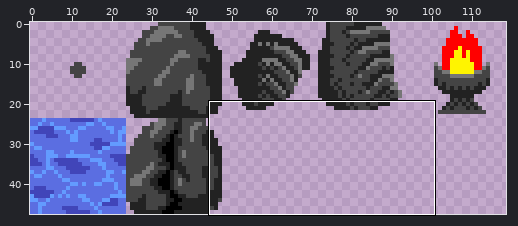
File history of a pixel-art file, assets/asesprite/tiles_ase.aseprite. The first picture is a wide view before the edit; the outline marks the close-up.
Close-up. Earlier state:
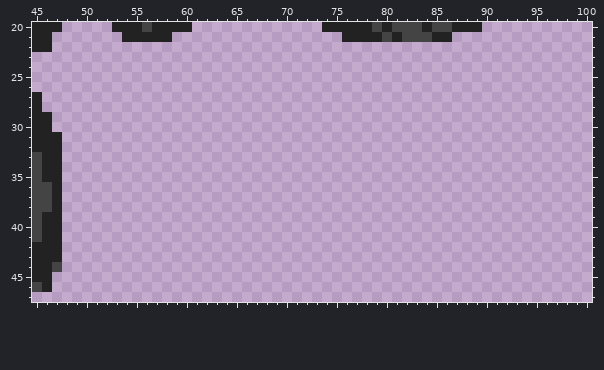
120x48 pixels, 1 frame. Shown: x 45..100, y 20..47. The wide view leaves out empty margins.
After:
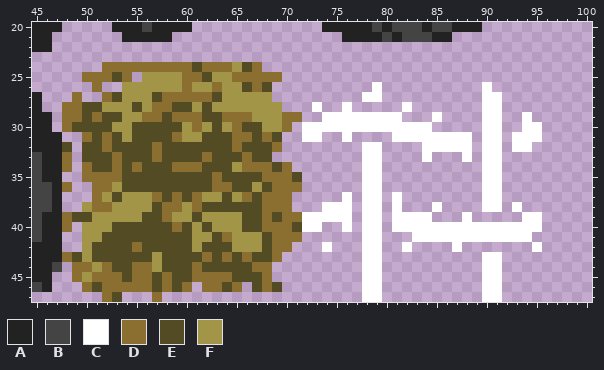
Palette (. is transparent): A #222222  B #444444  C #ffffff  D #8a6f30  E #524b24  F #a39548
The exact change:
@@ x 45..100 @@
 23 ........................................................
-24 ........................................................
-25 ........................................................
-26 ........................................................
-27 A.......................................................
-28 A.......................................................
-29 AA......................................................
-30 AA......................................................
-31 AAA.....................................................
-32 AAA.....................................................
-33 BAA.....................................................
-34 BAA.....................................................
-35 BAA.....................................................
-36 BBA.....................................................
-37 BBA.....................................................
-38 BBA.....................................................
-39 BAA.....................................................
-40 BAA.....................................................
-41 BAA.....................................................
-42 AAA.....................................................
-43 AAA.....................................................
-44 AAB.....................................................
-45 AA......................................................
-46 BA......................................................
-47 ........................................................
+24 .......DDDDDDDDDEDDDFED.................................
+25 .....DDDED.FFFFDDEFFDDDDD...............................
+26 ......D..FFFFFFDFFDFFEDE..........C..........C..........
+27 A...D..DEFFFEDDDDDEFFFFF.........CC..........CC.........
+28 A..DDEEFFFEFDDEEFEFFFFFFF...C..C.....C.......CC.........
+29 AA.DDEDEEFFDDEDDDEEDDDFFFDD..CCCCCCCC...C....CC..C......
+30 AA.DEEEEFFEEEEEFDFEFDEEFFD.CCCCCCCCCCCCC.....CC..CC.....
+31 AAA..DEDEFEEEEDFFEEEDDEDE..CC..C....CCCCCCCC.CC.CCC.....
+32 AAAE.EEDEEEEDEEEEEEEDEEED........CC....CCCCC.CC.CC......
+33 BAAD.EEEDEEEDEEEEDEEEDEE.........CC....C...C.CC.........
+34 BAAD.DEEDEDEEEDDDEEEFDDDED.......CC..........CC.........
+35 BAA..DDDDEEEEEEEEEDEEEEDDDE......CC..........CC.........
+36 BBAD..DDFEEEEEEEEEDDEEFEDDD......CC..........CC.........
+37 BBA...DFEFFFDEDEDFFEFDEDDD.....C.CC.C........CC.........
+38 BBA..FDDFFFFEDDFDEEEEEEDDD...CCC.CC.C...C....CC.C.......
+39 BAADEEFFFFFEEDFFEFFFFEEDEDDCCCCC.CC.CCCC...C.....CC.....
+40 BAAD.FFFEEEEEEDEFEFFFEEDDDECC..C.CC.CCCCCCCCCCCCCCC.....
+41 BAA..FFEEEEEEEEEFFEDFFFEDDD......CC...CCCCCCCCCCCC......
+42 AAA..FEEEEDEEEEEFEEEFFFEDD...C...CC..C....C.......C.....
+43 AAADEFEEEEEEFEEEEDEDEDEED........CC..........CC.........
+44 AAB.DDFDEEDDFEEEDEEEEEDD.........CC..........CC.........
+45 AA..DFDDDEDDEDEEDDDDEEED.........CC..........CC.........
+46 BA...DEDDDDDEDED.DDED.EDE........CC..........CC.........
+47 .......DE...D....................CC..........CC.........
Pixel boxes of the changes (left, top, right, bottom) in both close-ups:
added: (62, 62, 542, 302)
